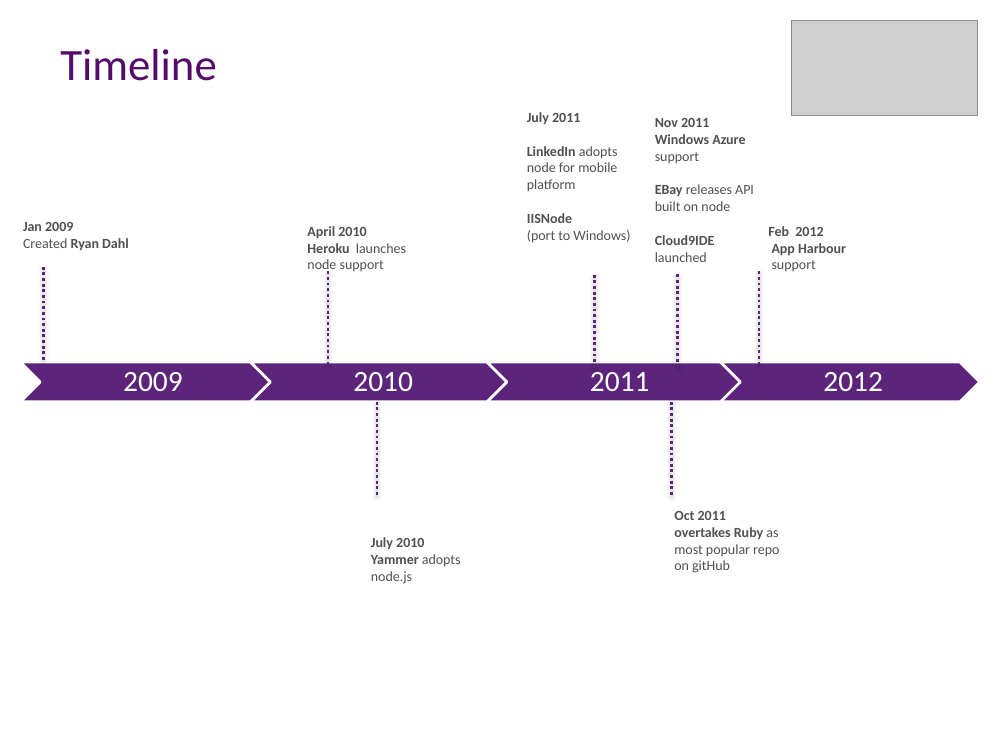
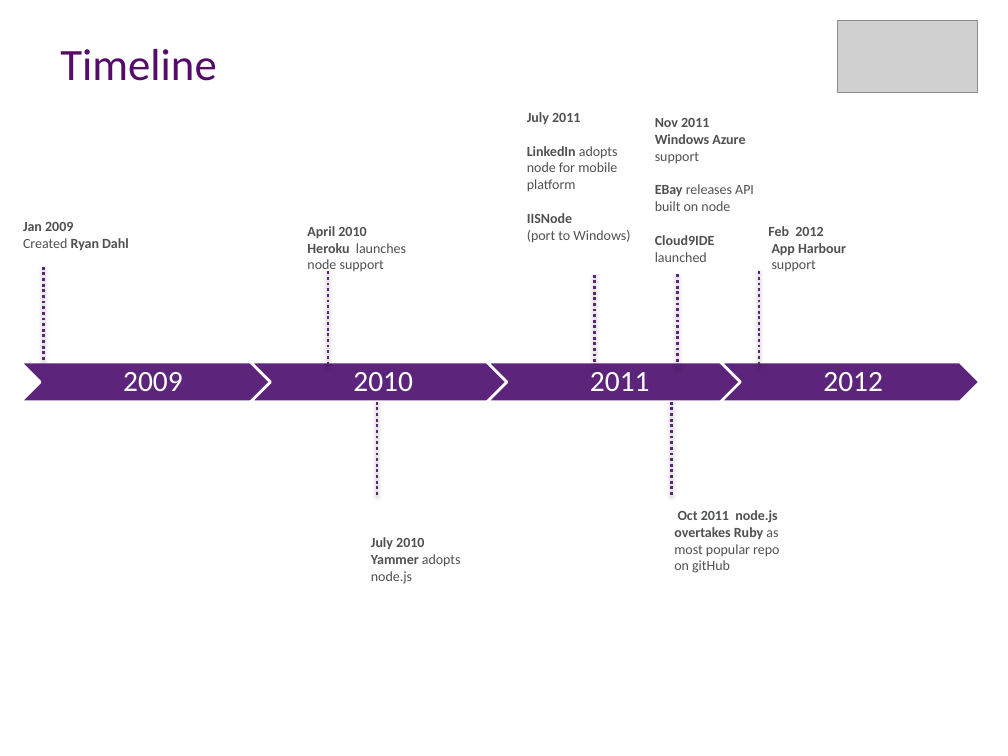
Before and after one commit to aidancasey/AzureNodeChatClient, a slide deck: slide 4 of presentation/Building Node.js Applications on Windows Azure.pptx. Drawn at 1008x756 pixels with LibreOffice and Linux fonts; fonts in the diff are those of the drawing; grey boxes stand for pictures; background and template pictures are left out. Boxes give left, top, right and bottom in pixels: in the first picture for what was removed or moved away, otherwise in the second. Text is boxed around its words. In the diff, an @@ line names an element or a change of style, - is before the commit and + after.

```diff
--- a/presentation/Building Node.js Applications on Windows Azure.pptx
+++ b/presentation/Building Node.js Applications on Windows Azure.pptx
@@ picture resized from (x1=791, y1=21, x2=977, y2=116) to (x1=838, y1=21, x2=977, y2=93) @@
@@ text at (x1=674, y1=510, x2=779, y2=573): text changed; bold on @@
-Oct 2011 overtakes Ruby as most popular repo on gitHub
+Oct 2011 node.js overtakes Ruby as most popular repo on gitHub
```
Also in this commit, not shown: 2 other slides changed.
